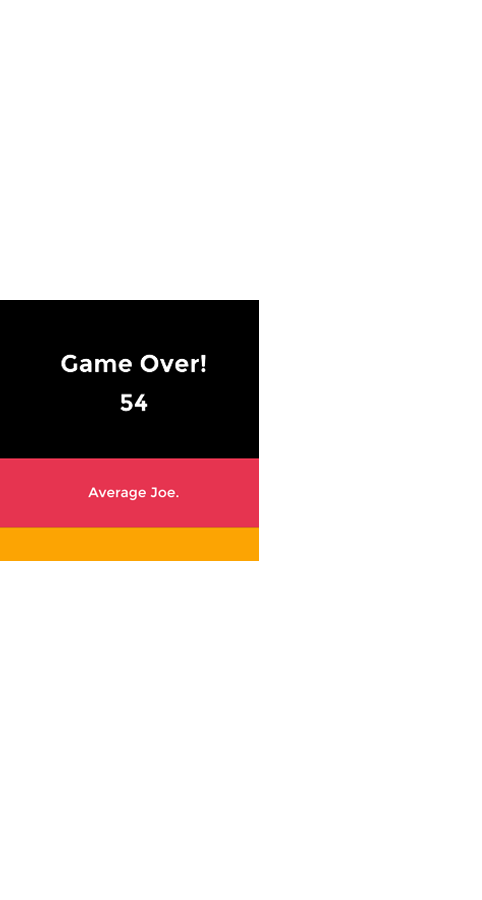
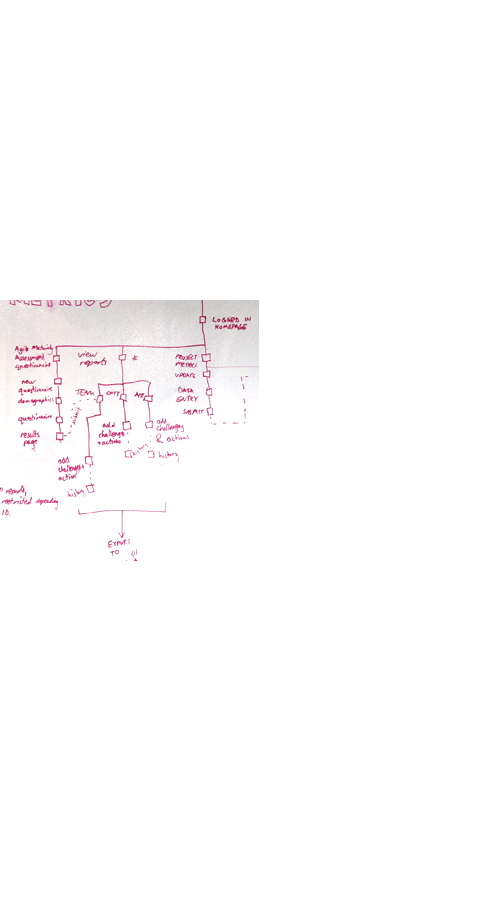
Two versions of the same layered image (w=482, h=900). Layer-by-layer changes:
hid "hex-3" over [0, 300, 259, 561]
showed "Layer 5", painted on it over [0, 300, 259, 561]
